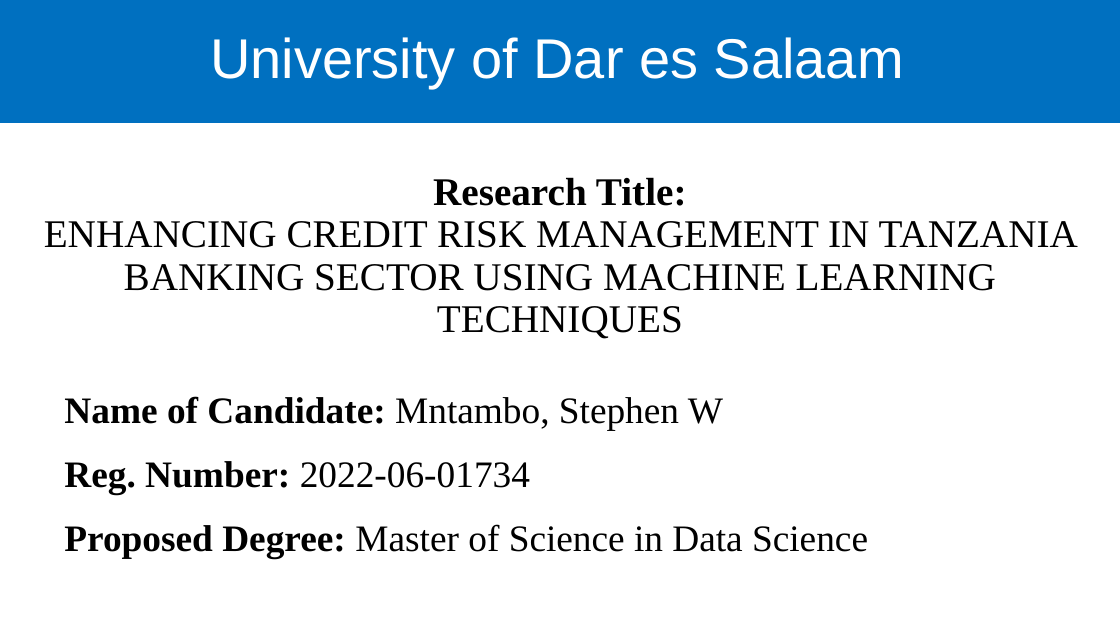
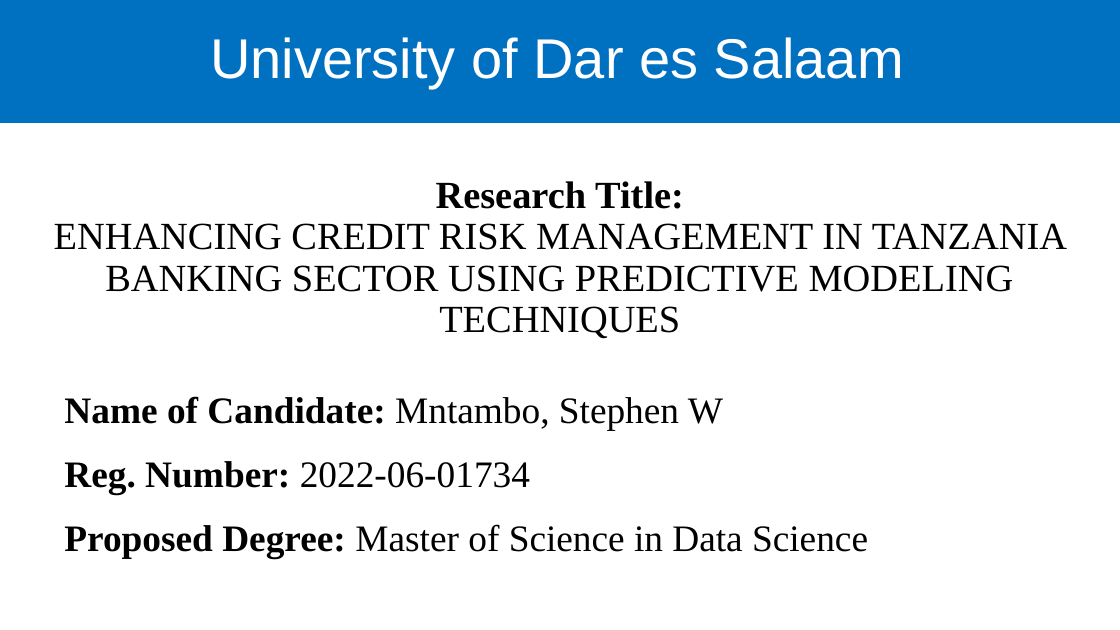
Before and after one commit to nkutigwa/Research_Proposal_Tracking, a slide deck: slide 1 of PROPOSAL.pptx. Drawn at 1120x630 pixels with LibreOffice and Linux fonts; fonts in the diff are those of the drawing; background and template pictures are left out. Boxes give left, top, right and bottom in pixels: in the first picture for what was removed or moved away, otherwise in the second. Text is boxed around its words. In the diff, an @@ line names an element or a change of style, - is before the commit and + after.

Commit message:
change title in the ppt file

```diff
--- a/PROPOSAL.pptx
+++ b/PROPOSAL.pptx
@@ title at box(54, 181, 1067, 339): text changed; size 25.2 to 24.6 pt @@
-Research Title:
-ENHANCING CREDIT RISK MANAGEMENT IN TANZANIA BANKING SECTOR USING MACHINE LEARNING TECHNIQUES
+Research Title:
+ENHANCING CREDIT RISK MANAGEMENT IN TANZANIA BANKING SECTOR USING PREDICTIVE MODELING TECHNIQUES
```
Also in this commit, not shown: 9 other slides changed, 1 other file.
